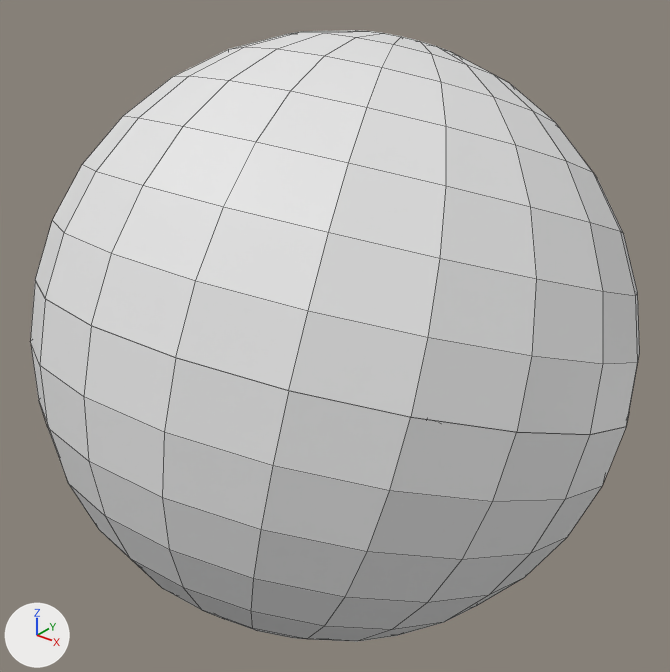
The Blender file jobbig.blend as it was, and as the next commit left it.
Before and after are seen from a 50 mm camera at (190.1, -238.3, 147.5) aimed at (-0.4, -0.3, 0.0). Every picture has the same lights, and +X, +Y and +Z are marked at lower left. Mesh edges are drawn as thin lines. Materials are left out; every surface is plain grey.
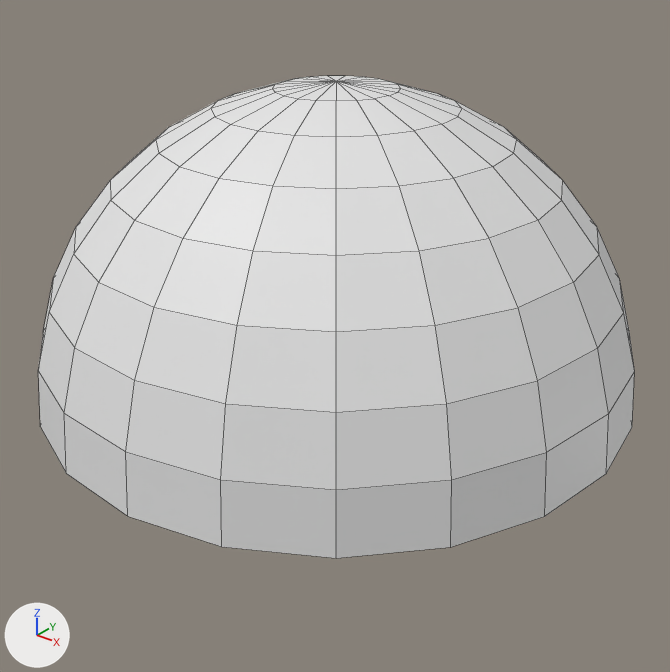
Edits to the bpy script that builds the scene:
```text
Change me_sphere_002:
    where me_sphere_002.from_pydata(...)  # 169 vertices, 168 faces; spans x -1.0..0.99, y -1.0..1.0, z -1.0..0.0
    used by ob_sphere_001; location = (0.0, 0.0, 0.0); rotation_euler = (9.056, 0.0, 0.0), in degrees (159, 0, 0); scale = (106.0, 106.0, 106.0)
    me_sphere_002 part 1: the whole mesh is moved by (0.0, 0.0, 0.14)
Change ob_sphere_001:
    ob_sphere_001.rotation_euler: (9.056, 0.0, 0.0) -> (3.142, 0.0, 3.142)  # degrees (159, 0, 0) -> degrees (180, 0, 180)
Remove ob_sphere:
    ob_sphere = bpy.data.objects.new('Sphere', me_sphere_001)
    ob_sphere.location = (0.0, 0.0, 0.0)
    ob_sphere.rotation_euler = (5.915, 0.0, 0.0)  # degrees (339, 0, 0)
    ob_sphere.scale = (106.0, 106.0, 106.0)
```

Changed parts and their boxes [x1, y1, x2, y2] in the pictures (670 x 672 px):
'Sphere.001', mesh moved, turned: before [35, 30, 640, 435]; after [38, 76, 635, 558]
'Sphere', deleted: before [31, 281, 626, 642]
